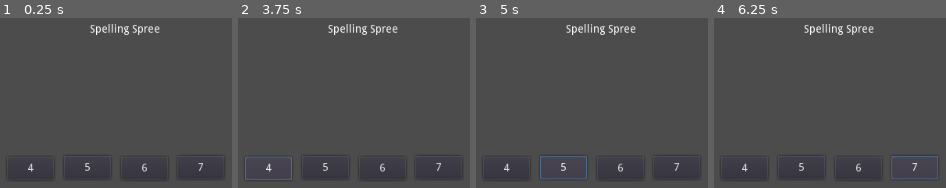
Above: before the commit, frames 1-4 (left to right).
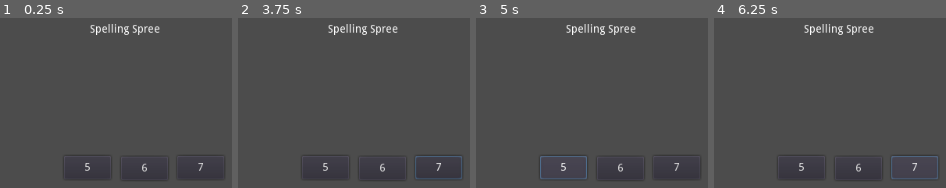
Above: after the commit, the same moments.

Repository: sugarvoid/spelling-spree
Game: Godot game, scene res://game/main_menu/main_menu.tscn
Same seed, same stepped clock (60 frames per second), same inputs: the game is played once before the commit and once after it. The project has no main scene, so this scene is started directly.
Inputs (mouse positions are in pixels of both pictures, inside the frame that each line leads up to):
- Up to frame 1 (0.25 s): no input
- Up to frame 2 (3.75 s): click (268, 167) at 0.5 s, where only the run before the commit has a clickable "4"; click "5" at 1.25 s; click "6" at 2 s; click "7" at 2.75 s; click (268, 167) at 3.5 s, where only the run before the commit has a clickable "4"
- Up to frame 3 (5 s): click "5" at 4.25 s
- Up to frame 4 (6.25 s): click "6" at 5 s; click "7" at 5.75 s

The runs differ from the first frame. In frame 1, less than 0.1% of the frame differs, in the area x 12-15%, y 85-91%; in frame 2, 0.8%, in the area x 3-97%, y 81-96%; in frame 3, less than 0.1%; in frame 4, less than 0.1%.

Commit message:
Connect letter bank to game

Diff:
--- a/game/game.gd
+++ b/game/game.gd
@@ -12,20 +12,35 @@
 
 var word_length: int
 var avilible_letter: Array
-var current_word: String
-var current_word_array: Array
+var current_word: String = "hotdog"
+var current_word_array: Array = ["h", "o", "t", "d", "o", "g"]
+var game_round: int
 
 
 func _ready() -> void:
 	self._load_letter_array()
 	self._connect_signals()
 
+
+
 func _connect_signals() -> void:
 	input_checker.connect("letter_pressed", self, "_on_letter_pressed")
 
 func _on_letter_pressed(letter: String) -> void:
+	# Check if word display has letter
 	print(letter)
+	self.letter_bank.update_letters(letter, true)
 
 func _load_letter_array() -> void:
 	self.avilible_letter.empty()
 	self.avilible_letter = self.ALL_LETTERS
+
+func _set_new_word() -> void:
+	self.current_word = word_database.get_word(3)
+
+func _start_round() -> void:
+	self.game_round += 1
+	_set_new_word()
+
+func _update_letter_bank() -> void:
+	pass
--- a/game/game.tscn
+++ b/game/game.tscn
@@ -15,10 +15,10 @@
 script = ExtResource( 2 )
 
 [node name="WordDisplay" parent="." instance=ExtResource( 1 )]
-margin_left = 341.0
-margin_top = 368.0
-margin_right = 677.0
-margin_bottom = 434.0
+margin_left = 269.0
+margin_top = 360.0
+margin_right = 605.0
+margin_bottom = 426.0
 
 [node name="InputChecker" type="Node" parent="."]
 script = ExtResource( 4 )
--- a/game/letter_bank/letter_bank.gd
+++ b/game/letter_bank/letter_bank.gd
@@ -1,14 +1,20 @@
 class_name LetterBank
 extends GridContainer
 
+const CORRECT_COLOR: Color = Color.green
+const WRONG_COLOR: Color = Color.red
 
 
 func _ready() -> void:
-	highlight_letter("a", Color.red)
-	highlight_letter("f", Color.red)
-	highlight_letter("p", Color.red)
+	pass
 
 
-func highlight_letter(letter: String, color: Color) -> void:
+func _highlight_letter(letter: String, color: Color) -> void:
 	var lbl_letter: Label = get_node(letter.to_upper())
 	lbl_letter.set("custom_colors/font_color", color)
+
+func update_letters(letter: String, correct: bool) -> void:
+	if correct:
+		_highlight_letter(letter, CORRECT_COLOR)
+	else:
+		_highlight_letter(letter, WRONG_COLOR)
--- a/game/letter_block.gd
+++ b/game/letter_block.gd
@@ -7,7 +7,10 @@
 const GREEN: Rect2 =  Rect2(128,0,64,64)
 const RED: Rect2 =  Rect2(192,0,64,64)
 
-
+var letter: String
 
 func _ready() -> void:
-	self.texture.set_region(WHITE)
+	self.texture.set_region(GREY)
+
+func set_label() -> void:
+	$Label.text = self.letter
--- a/game/main_menu/main_menu.gd
+++ b/game/main_menu/main_menu.gd
@@ -8,5 +8,5 @@
 	pass
 
 
-func _set_game_word_length() -> void:
-	GameData.word_length_selection = self._game_letter_length
+func _set_game_word_length(letters: int) -> void:
+	GameData.word_length_selection = letters
--- a/game/main_menu/main_menu.tscn
+++ b/game/main_menu/main_menu.tscn
@@ -4,13 +4,6 @@
 
 [node name="MainMenu" type="Control"]
 script = ExtResource( 1 )
-
-[node name="Button" type="Button" parent="."]
-margin_left = 361.0
-margin_top = 256.0
-margin_right = 421.0
-margin_bottom = 286.0
-text = "4"
 
 [node name="Button2" type="Button" parent="."]
 margin_left = 434.0
--- a/game/word/word.gd
+++ b/game/word/word.gd
@@ -1,21 +1,38 @@
 class_name WordDisplay
 extends HBoxContainer
 
+signal on_completion
+
 const p_LetterBlock: PackedScene = preload("res://game/letter_block.tscn")
 
-var word_length: int
+
+var word: Array = []
 
 
 func _ready() -> void:
 	pass
 
+func set_word(word: String) -> void:
+	pass
 
-func set_word_length(n: int) -> void:
-	self.word_length = n
-	self._add_children()
+func set_up_display(word: Array) -> void:
+	_clear_old_word()
+	self.word
+	for l in word.size():
+		var new_letter = p_LetterBlock.instance()
+		new_letter.letter = word[l]
+		new_letter.set_label()
+		self.add_child(new_letter)
 
+func _check_for_letter(letter: String) -> void:
+	var test_word: Array = ["h", "o", "t", "d", "o", "g"]
 
-func _add_children() -> void:
-	for l in word_length:
-		var new_letter = p_LetterBlock.instance()
-		self.add_child(new_letter)
+	self.set_up_display(test_word)
+
+	for i in range(0, test_word.size()):
+		if test_word[i] == "o":
+			# Word Display reveal letter
+			pass
+
+func _clear_old_word() -> void:
+	self.word = []
--- a/game/word/word.tscn
+++ b/game/word/word.tscn
@@ -1,33 +1,8 @@
-[gd_scene load_steps=3 format=2]
+[gd_scene load_steps=2 format=2]
 
 [ext_resource path="res://game/word/word.gd" type="Script" id=1]
-[ext_resource path="res://game/letter_block.tscn" type="PackedScene" id=2]
 
 [node name="WordDisplay" type="HBoxContainer"]
 margin_right = 200.0
 margin_bottom = 66.0
 script = ExtResource( 1 )
-
-[node name="LetterBlock" parent="." instance=ExtResource( 2 )]
-margin_right = 64.0
-margin_bottom = 66.0
-
-[node name="LetterBlock2" parent="." instance=ExtResource( 2 )]
-margin_left = 68.0
-margin_right = 132.0
-margin_bottom = 66.0
-
-[node name="LetterBlock3" parent="." instance=ExtResource( 2 )]
-margin_left = 136.0
-margin_right = 200.0
-margin_bottom = 66.0
-
-[node name="LetterBlock4" parent="." instance=ExtResource( 2 )]
-margin_left = 204.0
-margin_right = 268.0
-margin_bottom = 66.0
-
-[node name="LetterBlock5" parent="." instance=ExtResource( 2 )]
-margin_left = 272.0
-margin_right = 336.0
-margin_bottom = 66.0
